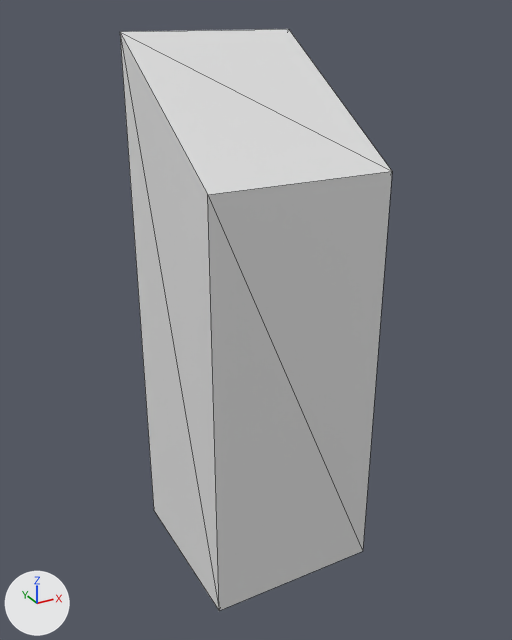
What one commit did to the glTF model src/models/buildings/buildingOne/base.glb.
Camera for both pictures: a 50 mm lens placed at (-14.2, -25.9, 24.9), pointed at (0.1, -0.1, 11.9). The lights are fixed; the arrows at lower left show +X, +Y and +Z. Mesh edges are drawn as thin lines. Vertices at the same position are counted once.

The first picture shows 'Building'.
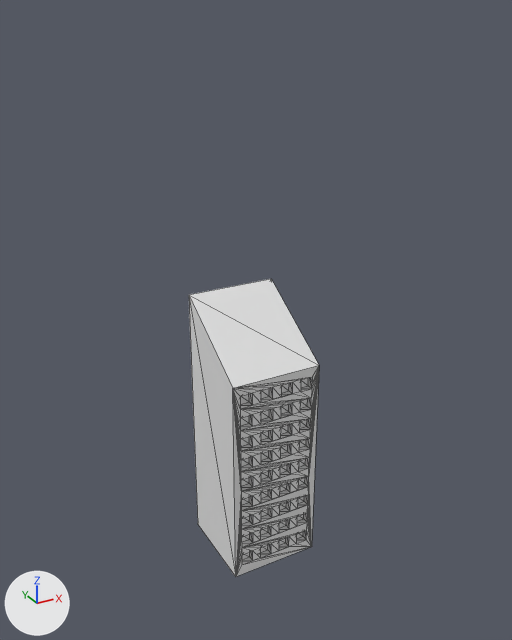
Commit message: Got rid of un-used Buildings.js

Pixel boxes [x1, y1, x2, y2] of what changed, in the pictures (512 x 640 px):
'Building', reshaped, moved, rescaled (52% narrower, 49% shorter): before [120, 29, 392, 611]; after [189, 279, 319, 577]
part 1 of me_cube_001, built on: before [208, 171, 392, 611]; after [233, 365, 319, 577]

The edits, one by one:
me_cube_001 is used by ob_building; location (0.0, 0.0, 4.0); scale (4.0, 4.0, 4.0).
me_cube_001 had 8 vertices, 12 faces and spanned x -1.0..1.0, y -1.0..1.0, z -1.0..5.0.
me_cube_001 now has 297 vertices, 590 faces and spans x -1.0..1.0, y -1.0..1.0, z -1.0..5.0.
Part 1, on me_cube_001:
2 faces are deleted.
145 vertices are added at x -0.84..0.84, y -1.0, z -0.73..3.52.
144 new vertices lie (0.0, 0.14, 0.0) away from vertices in x -0.84..0.84, y -1.0, z -0.73..3.52.
580 new faces join them.
Object 'Building' (ob_building) moves from (0.0, 0.0, 4.0) to (-0.32, -0.52, 2.32).
Object 'Building' (ob_building) is rescaled from (4.0, 4.0, 4.0) to (2.15, 2.15, 2.15).
